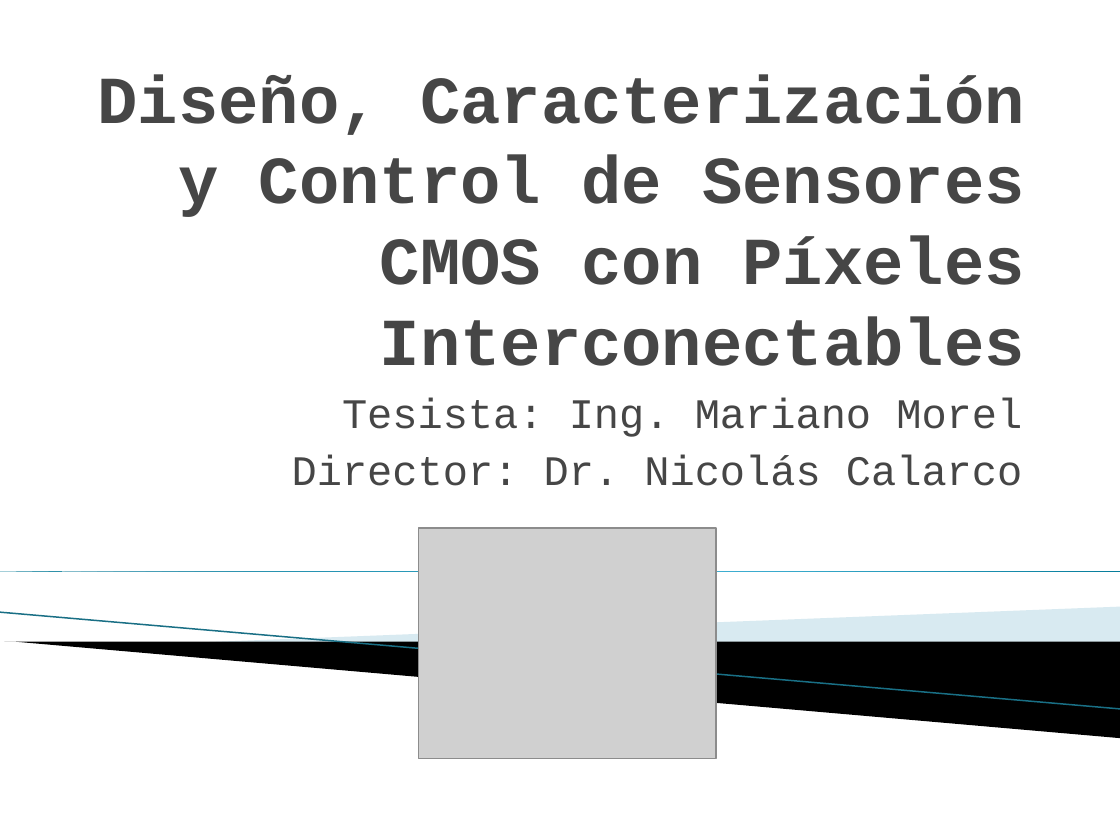
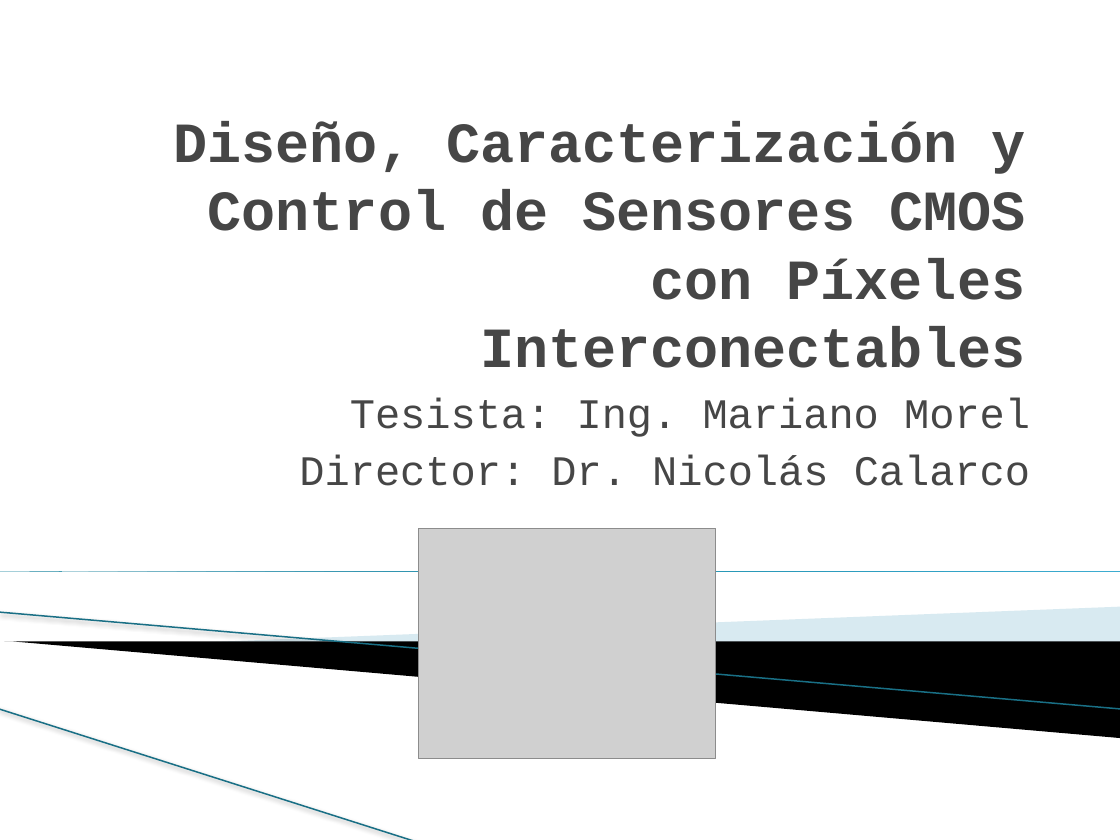
Before and after one commit to marianomorel/maestria-repo, a slide deck: slide 1 of sensores_cmos_presentacion.pptx. Drawn at 1120x840 pixels with LibreOffice and Linux fonts; fonts in the diff are those of the drawing; grey boxes stand for pictures; background and template pictures are left out. Boxes give left, top, right and bottom in pixels: in the first picture for what was removed or moved away, otherwise in the second. Text is boxed around its words. In the diff, an @@ line names an element or a change of style, - is before the commit and + after.

```diff
--- a/sensores_cmos_presentacion.pptx
+++ b/sensores_cmos_presentacion.pptx
@@ title "Diseño, Caracterización y Control de ..." at <box>174,121,1026,368</box>: size 43.2 to 36.5 pt @@
@@ subtitle "Tesista: Ing. Mariano Morel": place and size @@
-subtitle "Tesista: Ing. Mariano Morel" at <box>292,398,1022,486</box>
+subtitle "Tesista: Ing. Mariano Morel" at <box>299,398,1030,486</box>
@@ right triangle at <box>0,571,1120,571</box>: fill gradient #007896 to #4CBBDF to gradient #007795 to #4BBADE; shadow on @@
@@ line (0, 613) - (1120, 709): stroke #97C5D8 0.95 pt to #196F85 0.95 pt @@
@@ line added from (0, 709) to (416, 840), #196F85 0.95 pt @@
```
Also in this commit, not shown: 11 other slides changed, 1 slide added, 1 other file.
